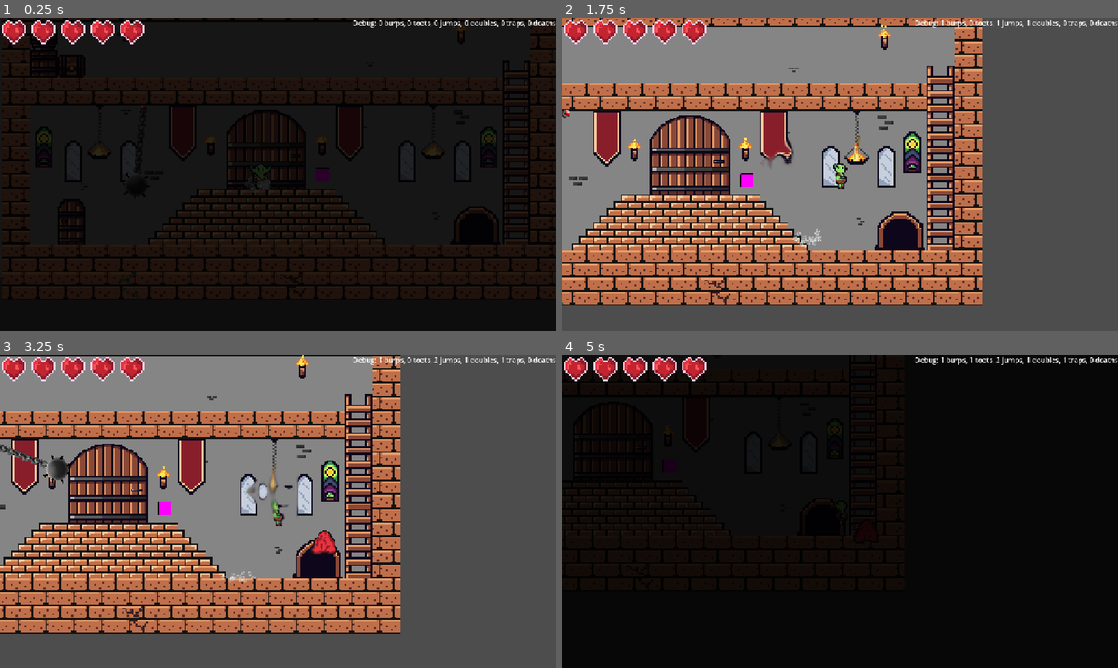
Above: before the commit, frames 1-4 (two rows, left to right).
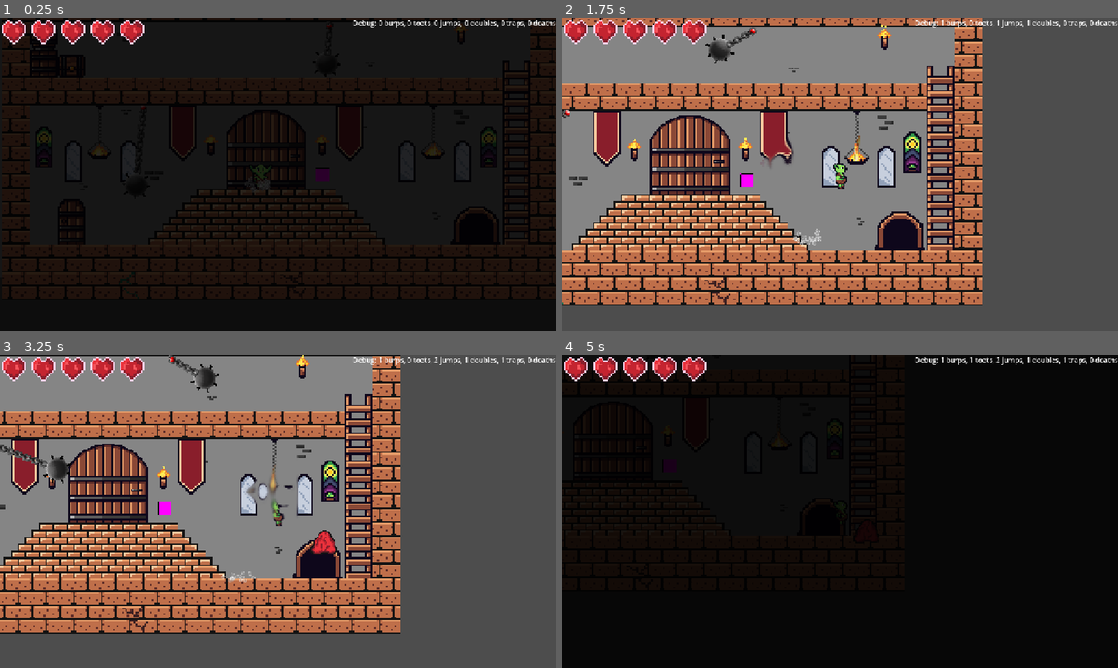
Above: after the commit, the same moments.

Repository: RealAmandaLive/OrcBurp
Game: Godot game, scene res://scenes/main.tscn
Same seed, same stepped clock (60 frames per second), same inputs: the game is played once before the commit and once after it.
Inputs (mouse positions are in pixels of both pictures, inside the frame that each line leads up to):
- Up to frame 1 (0.25 s): no input
- Up to frame 2 (1.75 s): tap Enter at 0.5 s; move the mouse to (962, 158) at 0.52 s; hold Right (right) from 0.53 s (still down); tap Shift (burp) at 0.6 s; click (962, 158) at 0.67 s; tap Space (jump) at 0.77, 1.52 s; move the mouse to (728, 190) at 1.27 s; tap W (climb) at 1.35 s
- Up to frame 3 (3.25 s): move the mouse to (333, 442) at 2.02 s; release Right (right) at 2.03 s; hold Left (left) 2.03-2.78 s; hold E (interact) 2.03-2.78 s; move the mouse to (250, 574) at 2.77 s; hold Right (right) from 2.78 s (still down); tap G (throw) at 2.85 s; click (250, 574) at 2.92 s; tap Space (jump) at 3.02 s
- Up to frame 4 (5 s): move the mouse to (1006, 558) at 3.52 s; tap Ctrl (toot) at 3.6 s; tap Space (jump) at 3.77, 4.52 s; move the mouse to (673, 464) at 4.27 s; release Right (right) at 4.28 s; hold Left (left) from 4.28 s (still down); tap Shift (burp) at 4.35 s

The runs differ from the first frame. In frame 2, 0.3% of the frame differs, in the area x 25-36%, y 2-15%; in frame 3, 0.3%, in the area x 30-40%, y 0-12%; in frame 4, less than 0.1%.

Commit message:
shorter (32x64) swinging hazard

Diff:
--- a/orc-burp-godot/assets/Environment/swinging_hazard.tscn
+++ b/orc-burp-godot/assets/Environment/swinging_hazard_long.tscn
@@ -1,7 +1,7 @@
 [gd_scene format=3 uid="uid://cw6ck1obb3s12"]
 
-[ext_resource type="Script" uid="uid://idmb02gsp5ay" path="res://assets/Environment/swinging_hazard.gd" id="1_nj0kg"]
-[ext_resource type="Texture2D" uid="uid://w11bevxv4kdq" path="res://assets/Environment/swinging-hazard.png" id="2_yvilw"]
+[ext_resource type="Script" uid="uid://idmb02gsp5ay" path="res://assets/Environment/swinging_hazards.gd" id="1_nj0kg"]
+[ext_resource type="Texture2D" uid="uid://w11bevxv4kdq" path="res://assets/Environment/swinging-hazard-long.png" id="2_yvilw"]
 
 [node name="swinging_hazard" type="Node2D" unique_id=611701400]
 scale = Vector2(2, 2)
--- /dev/null
+++ b/orc-burp-godot/assets/Environment/swinging_hazard_short.tscn
@@ -0,0 +1,14 @@
+[gd_scene format=3 uid="uid://behk4qgqnf035"]
+
+[ext_resource type="Script" uid="uid://idmb02gsp5ay" path="res://assets/Environment/swinging_hazards.gd" id="1_svekg"]
+[ext_resource type="Texture2D" uid="uid://uom3qshrs2cc" path="res://assets/Environment/swinging-hazard-short.png" id="2_svekg"]
+
+[node name="swinging_hazard_short" type="Node2D" unique_id=611701400]
+scale = Vector2(2, 2)
+script = ExtResource("1_svekg")
+swing_left_degrees = 70.0
+swing_right_degrees = -70.0
+
+[node name="chain" type="Sprite2D" parent="." unique_id=615429626]
+position = Vector2(0, 28)
+texture = ExtResource("2_svekg")
--- a/orc-burp-godot/scenes/level1.tscn
+++ b/orc-burp-godot/scenes/level1.tscn
@@ -8,7 +8,8 @@
 [ext_resource type="Script" uid="uid://bih6h3jpesq1u" path="res://scripts/ladder.gd" id="4_dwgg1"]
 [ext_resource type="Script" uid="uid://6qg0amtiyqjm" path="res://scripts/level_exit.gd" id="7_bbk5w"]
 [ext_resource type="PackedScene" uid="uid://dienwbqy3rey4" path="res://scenes/gridlock_trigger_tile.tscn" id="7_ejswk"]
-[ext_resource type="PackedScene" uid="uid://cw6ck1obb3s12" path="res://assets/Environment/swinging_hazard.tscn" id="9_conm7"]
+[ext_resource type="PackedScene" uid="uid://cw6ck1obb3s12" path="res://assets/Environment/swinging_hazard_long.tscn" id="9_conm7"]
+[ext_resource type="PackedScene" uid="uid://behk4qgqnf035" path="res://assets/Environment/swinging_hazard_short.tscn" id="10_d3jkd"]
 
 [sub_resource type="RectangleShape2D" id="RectangleShape2D_m7ahb"]
 size = Vector2(57, 48)
@@ -86,3 +87,6 @@
 
 [node name="swinging_hazard" parent="." unique_id=611701400 instance=ExtResource("9_conm7")]
 position = Vector2(330, 330)
+
+[node name="swinging_hazard_short" parent="." unique_id=2040382496 instance=ExtResource("10_d3jkd")]
+position = Vector2(759, 140)
Renamed: orc-burp-godot/assets/Environment/swinging-hazard.png -> orc-burp-godot/assets/Environment/swinging-hazard-long.png
Not shown, changed: orc-burp-godot/assets/Environment/swinging-hazard-long.png.import
Binary file added: orc-burp-godot/assets/Environment/swinging-hazard-short.png
Not shown, added: orc-burp-godot/assets/Environment/swinging-hazard-short.png.import
Renamed: orc-burp-godot/assets/Environment/swinging_hazard.gd -> orc-burp-godot/assets/Environment/swinging_hazards.gd
Renamed: orc-burp-godot/assets/Environment/swinging_hazard.gd.uid -> orc-burp-godot/assets/Environment/swinging_hazards.gd.uid
Not shown, added: art-source-files/swinging-hazard-short.psd
